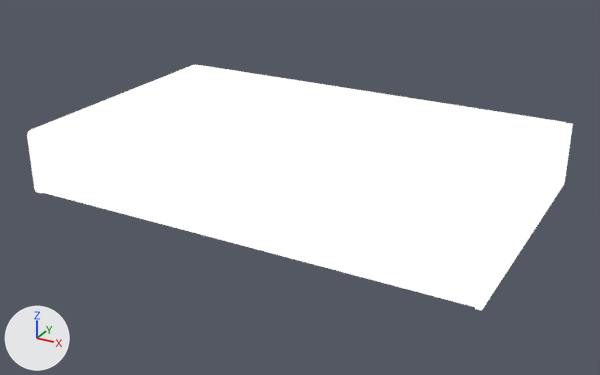
The glTF model client/public/models/CassetteTape.gltf, before and after one commit.
Rendered twice from a 50 mm camera at (0.0869, -0.1598, 0.0722) aimed at (0.0006, -0.0029, -0.0063). Arrows for +X, +Y and +Z are at lower left; the lights stay in place. Where no turn or scale is listed for an object, it has been applied to the vertices.

In view in the first picture: 'CaseLid', 'CaseLower'.
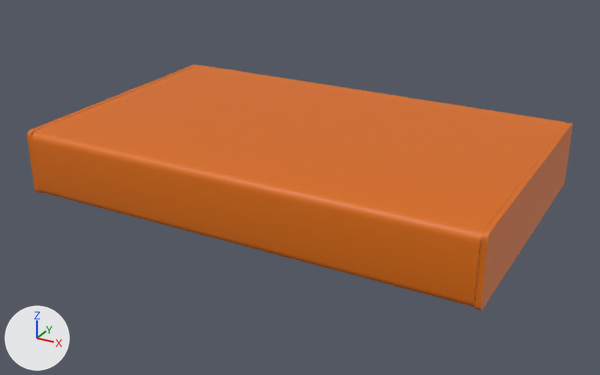
The edits, one by one:
In material 'Case' (mat_case), metallic goes from 1.0 to 0.0.
In material 'Case' (mat_case), roughness goes from 1.0 to 0.5.
In material 'Case' (mat_case), emission_strength is no longer 1.0.
Material 'Case' (mat_case) changes colour from black #000000 to orange #db6c00; in linear values from (0.0, 0.0, 0.0) to (0.706, 0.149, 0.0).

Where the change shows, as pixel boxes [x1, y1, x2, y2] in the pictures (600 x 375 px):
'CaseLid', recoloured, surface changed (white to orange)
    both: [31, 65, 566, 307]
'CaseLower', recoloured, surface changed
    both: [27, 65, 573, 310]
